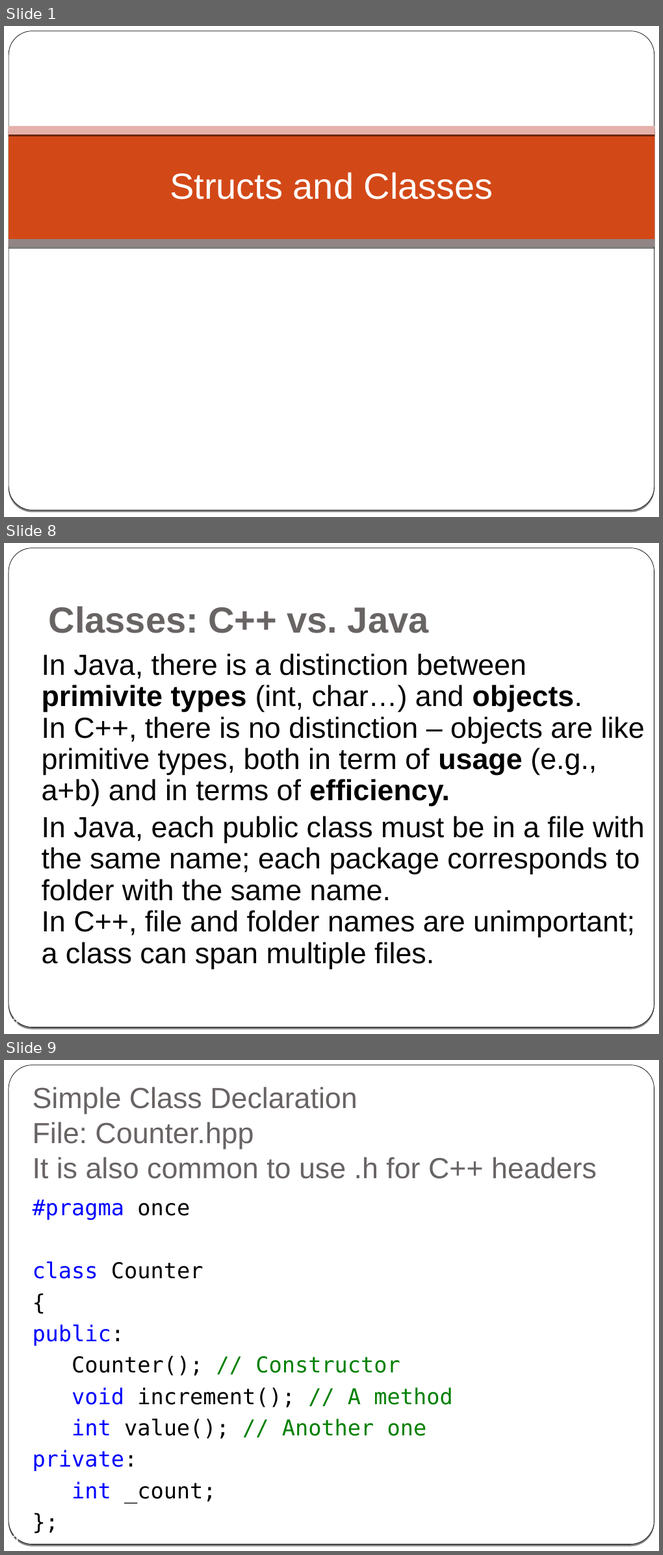
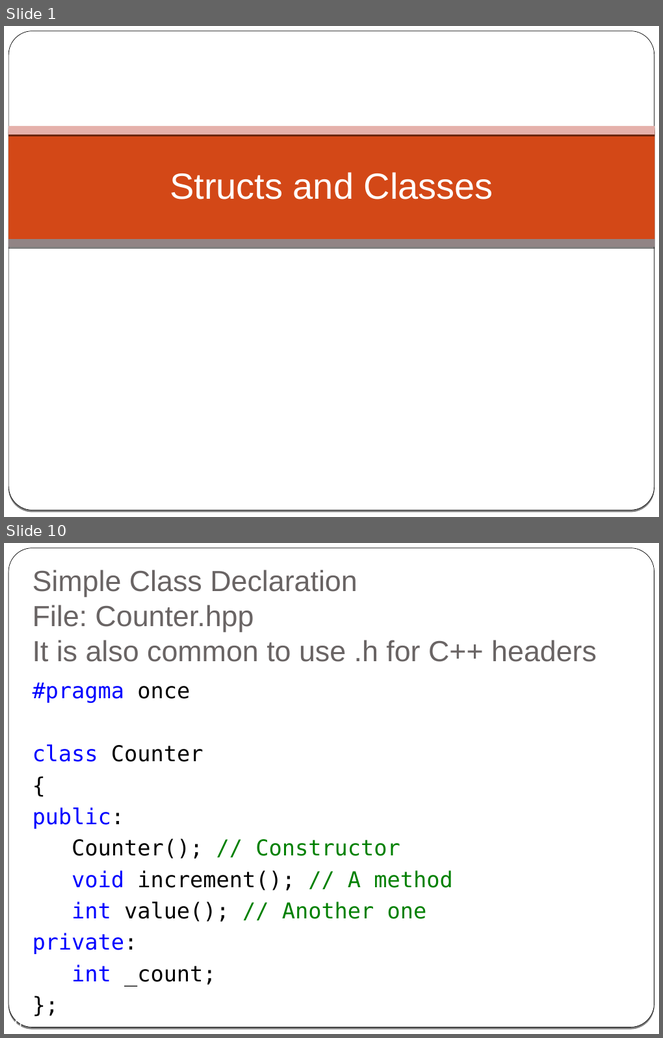
Before and after one commit to cpp-at-ariel/cpp-5778, a slide deck: week02-classes-constructors-destructors/slides.odp. Shown one above the other, each under a label of ours: slides 1, 8 and 9 before the commit, slides 1 and 10 after it; the slides between them are not shown. The pictures are 663x1555 and 663x1038 pixels, drawn with LibreOffice and Linux fonts; fonts in the diff are those of the drawing. Boxes give left, top, right and bottom in pixels: in the first picture for what was removed or moved away, otherwise in the second. Text is boxed around its words. In the diff, an @@ line names an element or a change of style, - is before the commit and + after.

```diff
--- a/week02-classes-constructors-destructors/slides.odp
+++ b/week02-classes-constructors-destructors/slides.odp
@@ slide 8 removed at (x1=4, y1=543, x2=659, y2=1034), background gradient #000000 to #FFFFFF; not listed: 2 template elements that a slide beside it also shows @@
@@ title removed at (x1=49, y1=606, x2=429, y2=633) @@
-Classes: C++ vs. Java
@@ text removed at (x1=42, y1=653, x2=645, y2=969) @@
-● In Java, there is a distinction between primivite types (int, char…) and objects.
-  In C++, there is no distinction – objects are like primitive types, both in term of usage (e.g., a+b) and in terms of efficiency.
-● In Java, each public class must be in a file with the same name; each package corresponds to folder with the same name.
-  In C++, file and folder names are unimportant; a class can span multiple files.
@@ page number removed at (x1=11, y1=1018, x2=18, y2=1025) @@
-8
@@ what was slide 9 is now slide 10 @@
@@ page number at (x1=8, y1=1018, x2=22, y2=1027): text changed @@
-9
+10
```
Also in this commit, not shown: 5 slides changed, 4 slides added, 10 other slides removed, 3 other files.
